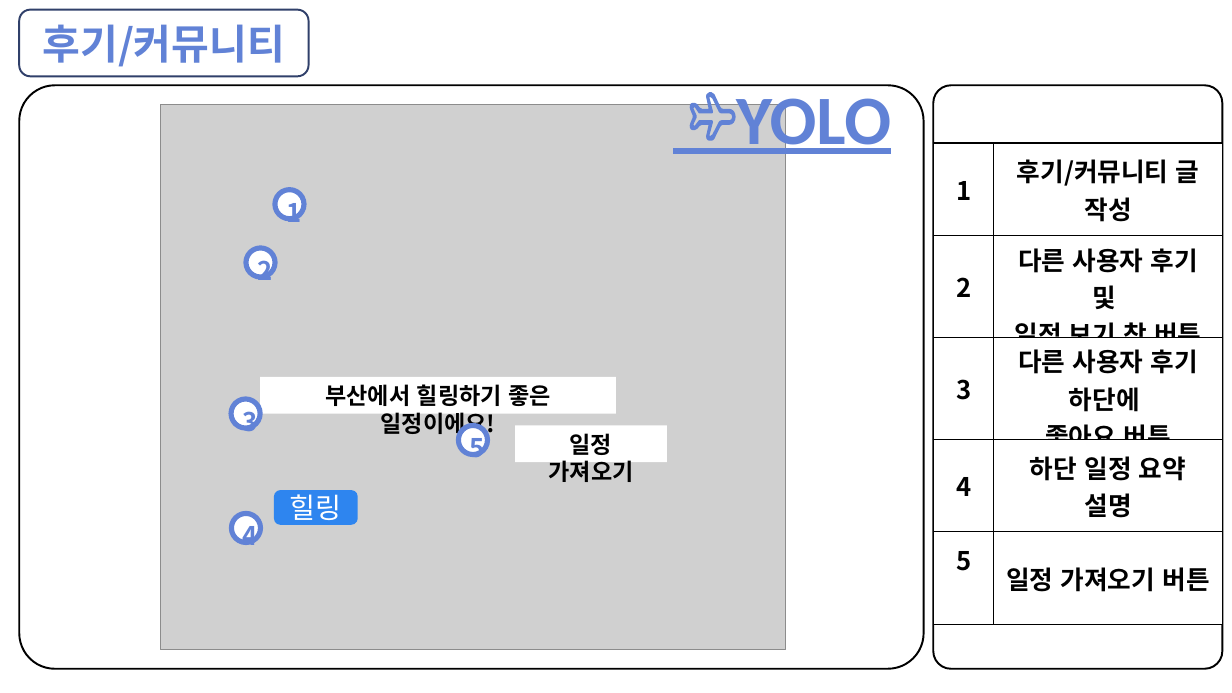
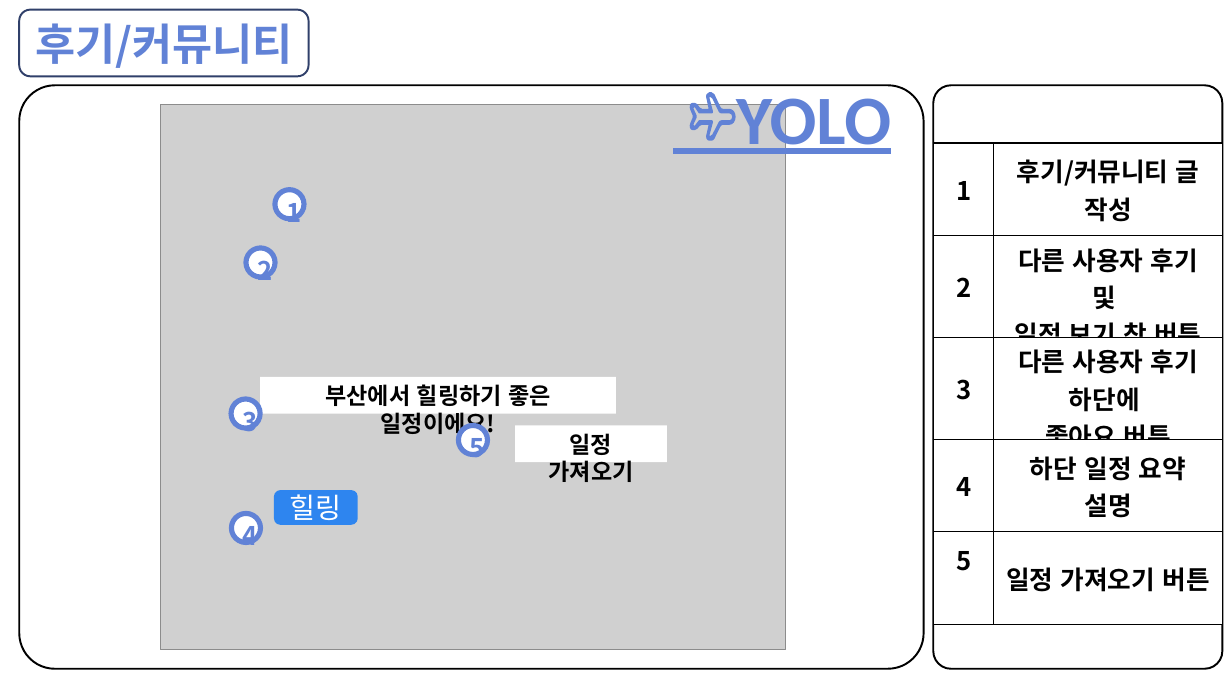
Before and after one commit to Ria007622/webtest, a slide deck: slide 12 of 2502110930 LMG.pptx. Drawn at 1232x693 pixels with LibreOffice and Linux fonts; fonts in the diff are those of the drawing; grey boxes stand for pictures. Boxes give left, top, right and bottom in pixels: in the first picture for what was removed or moved away, otherwise in the second. Text is boxed around its words. In the diff, an @@ line names an element or a change of style, - is before the commit and + after.

```diff
--- a/2502110930 LMG.pptx
+++ b/2502110930 LMG.pptx
@@ rounded rectangle "후기/커뮤니티" at bbox=[19, 9, 309, 76]: size 32 to 34 pt @@
```
Also in this commit, not shown: 10 other slides changed.
